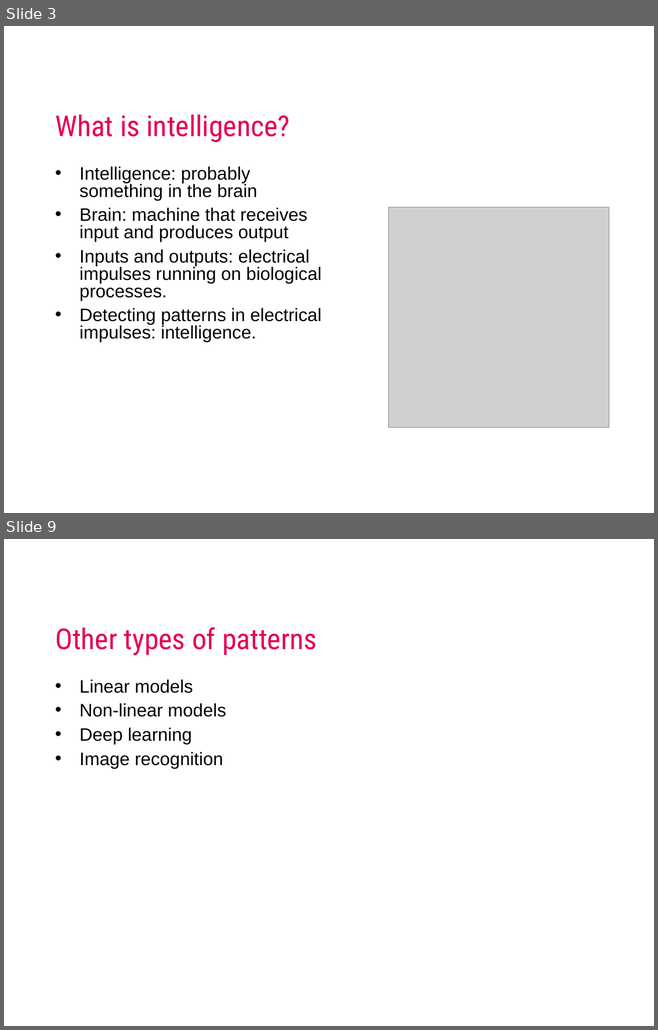
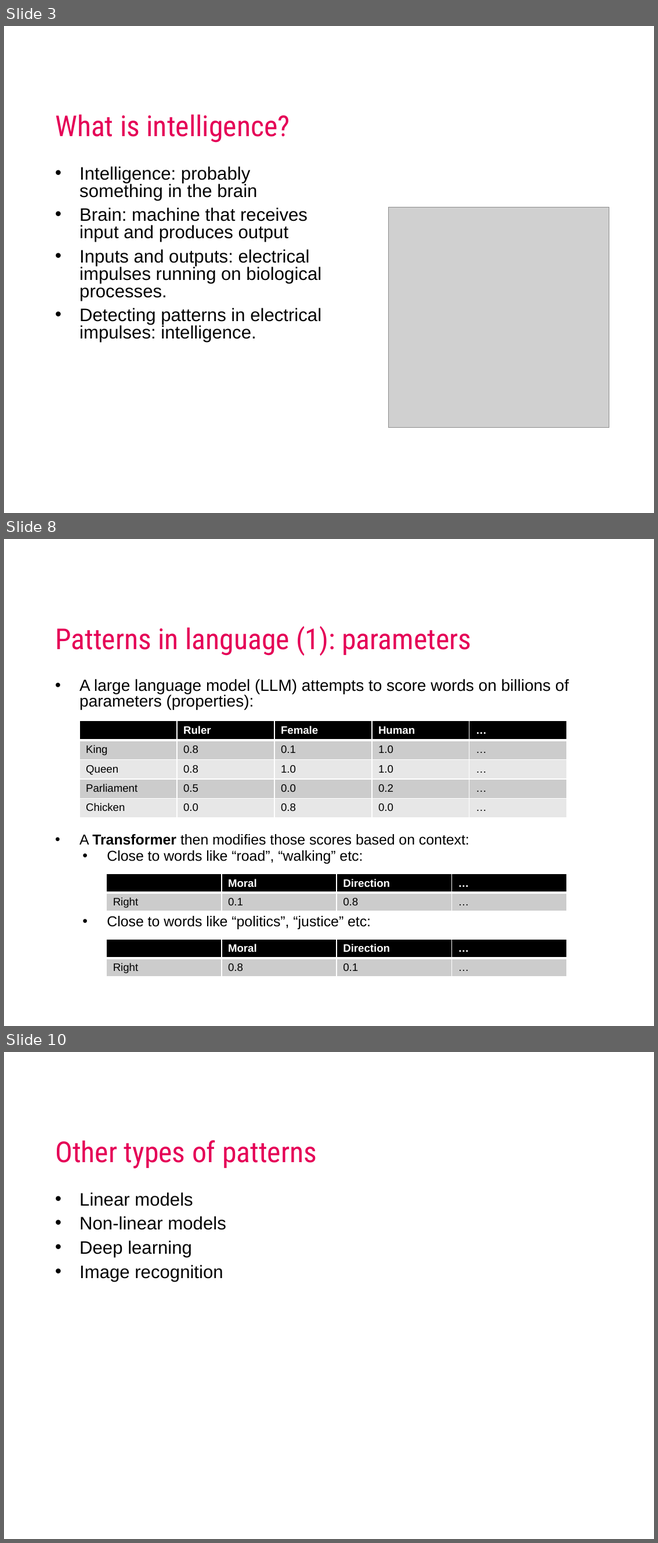
Before and after one commit to mcdejonge/ws-ai-fundamentals-msi, a slide deck: ai fundamentals.pptx. Shown one above the other, each under a label of ours: slides 3 and 9 before the commit, slides 3, 8 and 10 after it; the slides between them are not shown. The pictures are 658x1030 and 658x1543 pixels, drawn with LibreOffice and Linux fonts; fonts in the diff are those of the drawing; grey boxes stand for pictures; background and template pictures are left out. Boxes give left, top, right and bottom in pixels: in the first picture for what was removed or moved away, otherwise in the second. Text is boxed around its words. In the diff, an @@ line names an element or a change of style, - is before the commit and + after.

```diff
--- a/ai fundamentals.pptx
+++ b/ai fundamentals.pptx
@@ slide 8 added at [4,539,654,1026], background #FFFFFF @@
@@ title added at [55,626,471,656], 32 pt, text #E50056 @@
+Patterns in language (1): parameters
@@ text added at [79,679,568,929], 16 pt, text #000000 @@
+• A large language model (LLM) attempts to score words on billions of parameters (properties):
+• A Transformer then modifies those scores based on context:
+  • Close to words like “road”, “walking” etc:
+  • Close to words like “politics”, “justice” etc:
@@ table added at [79,721,567,819], 5 rows, 5 columns @@
+ | Ruler | Female | Human | …
+King | 0.8 | 0.1 | 1.0 | …
+Queen | 0.8 | 1.0 | 1.0 | …
+Parliament | 0.5 | 0.0 | 0.2 | …
+Chicken | 0.0 | 0.8 | 0.0 | …
@@ table added at [107,874,567,913], 2 rows, 4 columns @@
+ | Moral | Direction | …
+Right | 0.1 | 0.8 | …
@@ table added at [107,939,567,978], 2 rows, 4 columns @@
+ | Moral | Direction | …
+Right | 0.8 | 0.1 | …
@@ what was slide 9 is now slide 10 @@
```
Also in this commit, not shown: 5 slides changed, 1 slide removed, 1 other file.
